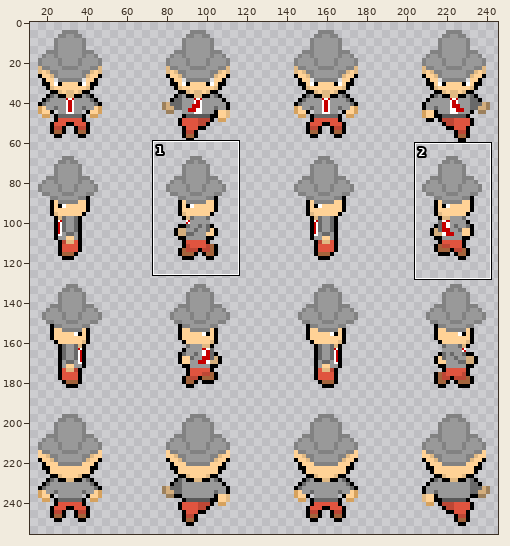
A sprite sheet gets an edit: Bakkie doen/Assets/Resources/Characters/walking-cycle-redman.png. Above, an overview of the earlier version with the close-up marked.
Close-up. The starting point:
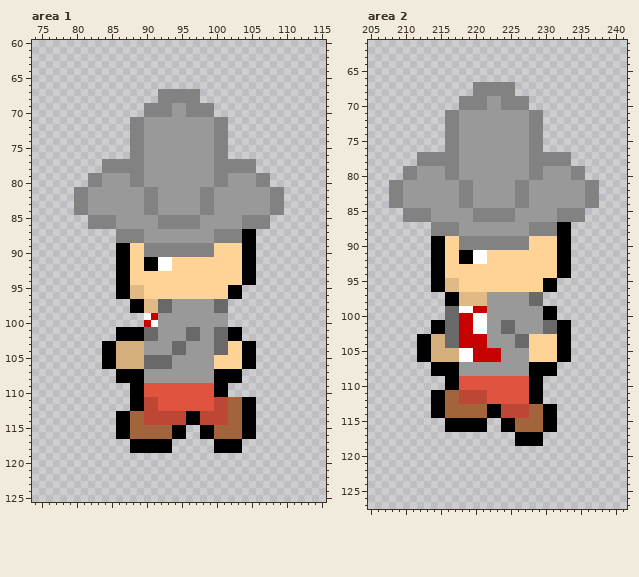
The file is 256x256 pixels. Shown: area 1: x 74..115, y 60..125; area 2: x 205..241, y 61..127. The old version is drawn lined up with the new one. The wide view leaves out empty margins. The commit also changed other parts of the picture, which this record leaves out.
After the commit:
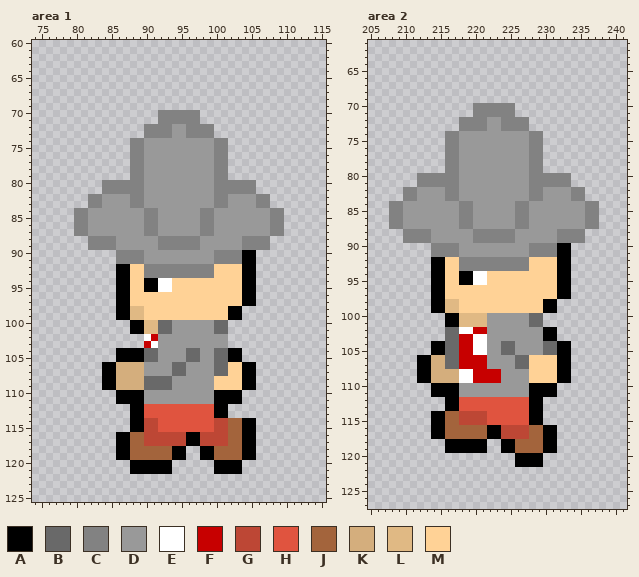
Palette (. is transparent): A #000000  B #696969  C #828282  D #999999  E #ffffff  F #c70000  G #bd4735  H #e0543f  J #a3643c  K #d4ae7d  L #e0b984  M #ffd296
The exact change:
whole drawing moved by +0,+4 (the old picture is shown already moved)
Changed rows in their new state; - is an unchanged pixel.
Area 1:
first column x 88:
 67 ----......----
 68 ----......----
 69 --..........--
 70 --..--CC--..--
 71 ....CCCCCC....
 72 ..CCCC--CCCC..
 73 ..CCCC--CCCC..
first column x 80:
 77 ----....--------------....----
 78 ----....--------------....----
 79 --......--------------......--
 80 --..CCCC--------------CCCC..--
 81 ....CCCCCCDD------DDCCCCCC....
 82 ..CC----CCDD------DDCC----CC..
 83 ..CC----CCDD------DDCC----CC..
 85 CCDDDD----CCDDDDDDCC----DDDDCC
 86 CCDDDD----CCDDDDDDCC----DDDDCC
 87 CCDDDDDDDDCC------CCDDDDDDDDCC
 88 --CCCCDDDD--CCCCCC--DDDDCCCC--
 89 --CCCCDDDDDD------DDDDDDCCCC--
 90 ------CCCCDDDDDDDDDDCCCC------
 91 ------CCCCDDDDDDDDDDCCCC------
 92 ----------CCCCCCCCCC----------
 93 ----------CCCCCCCCCC----------
 94 ----------AAEE----------------
 95 --------MMAAEE--------MMAA----
 96 --------MM------------MMAA----
 97 ------AAMMMMMMMMMMMMMMMMAA----
 98 ------AALLMMMMMMMMMMMMAA------
 99 ------AALLMMMMMMMMMMMMAA------
100 --------AALLBB------BB--------
101 ------..--LLBB--DD----..------
102 ------....EF----DD--DD..------
103 ----......FE--DD----DD....----
104 ----..AAAABB--DDBB----AA..----
105 ----..AAAA--DD--BB--BBAA..----
106 ----------DDDDBB----BB--------
107 ----AAKKKK----BB----BBMMAA----
108 ----AAKKKKBBBB------MMMMAA----
109 ----AAKKKKBBBBDDDDDDMMMMAA----
110 ------AA--DDDDDDDDDD--AA------
111 ------AA--DDDDDDDDDDAAAA..----
112 ----------HH--------AA....----
113 ------..AAHHHHHHHHHHAA....----
114 ------..AA--HHHHHHHH----------
115 ------..AAGGHHHHHHHHGG--------
116 ----------GGGGGGAAGGGG--------
117 ------AAJJGGGGGGAAGGGGJJAA----
118 ------AAJJJJJJAA--AAJJJJAA----
119 ------AAJJJJJJAA--AAJJJJAA----
120 --------AAAAAA------AAAA------
121 --------AAAAAA------AAAA------
Area 2:
first column x 216:
 67 ----......----
 68 ----......----
 69 --..........--
 70 --..--CC--..--
 71 ....CCCCCC....
 72 ..CCCC--CCCC..
 73 ..CCCC--CCCC..
first column x 208:
 77 ----....--------------....----
 78 ----....--------------....----
 79 --......--------------......--
 80 --..CCCC--------------CCCC..--
 81 ....CCCCCCDD------DDCCCCCC....
 82 ..CC----CCDD------DDCC----CC..
 83 ..CC----CCDD------DDCC----CC..
 85 CCDDDD----CCDDDDDDCC----DDDDCC
 86 CCDDDD----CCDDDDDDCC----DDDDCC
 87 CCDDDDDDDDCC------CCDDDDDDDDCC
 88 --CCCCDDDD--CCCCCC--DDDDCCCC--
 89 --CCCCDDDDDD------DDDDDDCCCC--
 90 ------CCCCDDDDDDDDDDCCCC------
 91 ------CCCCDDDDDDDDDDCCCC------
 92 ----------CCCCCCCCCC----------
 93 ----------CCCCCCCCCC----------
 94 ----------AAEE----------------
 95 --------MMAAEE--------MMAA----
 96 --------MM------------MMAA----
 97 ------AAMMMMMMMMMMMMMMMMAA----
 98 ------AALLMMMMMMMMMMMMAA------
 99 ------AALLMMMMMMMMMMMM--------
100 --------AALLLL------BB..------
101 ------..AALLLL--DD--BB....----
102 ------..--EEFF--DD----AA..----
103 ----....----EE----DDDDAA..----
104 ----..AA----EE--BBDDDDBB------
105 ----..AABBFFEEDDBB--DDBB------
106 --------BBFF--DD--BB----------
107 ----AAKKBBFFFF----BBMMMMAA----
108 ----AAKKKKEEFFFF----MMMMAA----
109 ----AAKKKKEEFFFFDDDDMMMMAA----
110 ------AA--DDDDDDDDDD--AA------
111 --------AADDDDDDDDDD--AA------
112 ------..AAHHHH----------------
113 ------..AAHHHHHHHHHHAA..------
114 ----------GGGGHHHHHHAA..------
115 ------AAJJGGGGHHHHHHAA..------
116 ------AAJJJJJJAAGGGG----------
117 ------AAJJJJJJAAGGGGJJAA------
118 --------AAAAAA--AAJJJJAA------
119 --------AAAAAA--AAJJJJAA------
120 ------------------AAAA--------
121 ------------------AAAA--------
